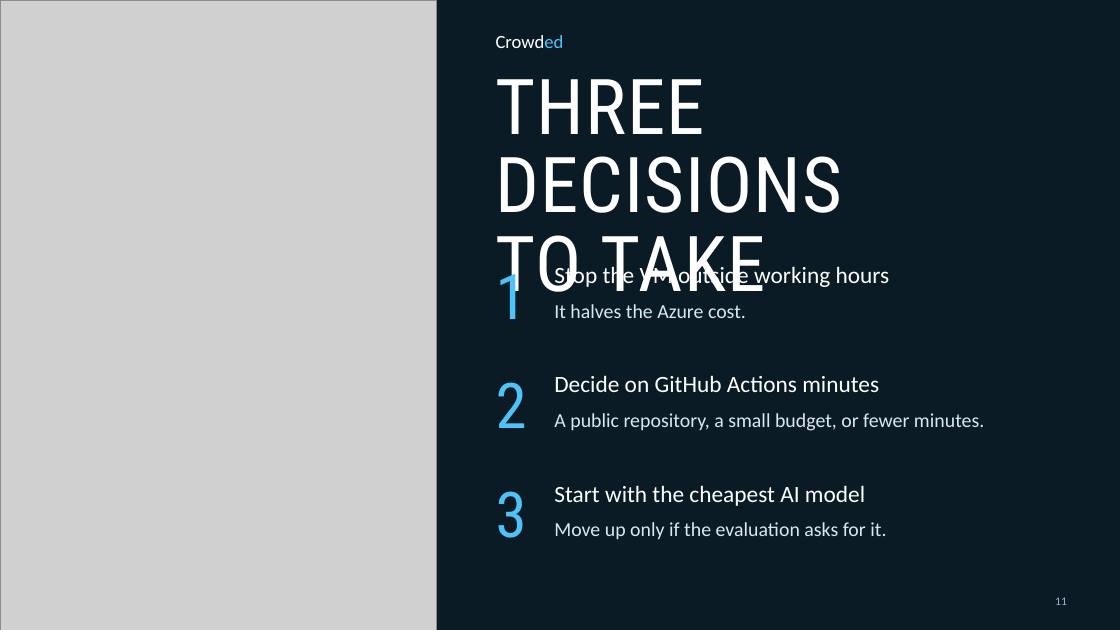
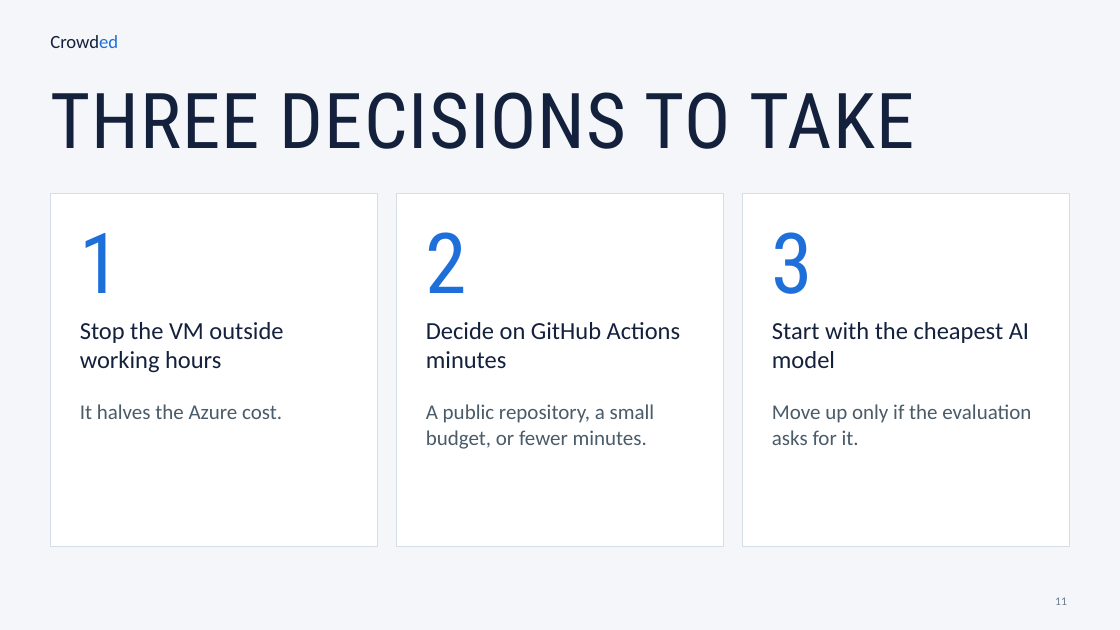
Before and after one commit to andrereis26/crowded-labdsof, a slide deck: slide 11 of docs/presentations/Sprint1/Crowded_LABDSOF_Presentation_Sprint1_PL.pptx. Drawn at 1120x630 pixels with LibreOffice and Linux fonts; fonts in the diff are those of the drawing; grey boxes stand for pictures. Boxes give left, top, right and bottom in pixels: in the first picture for what was removed or moved away, otherwise in the second. Text is boxed around its words. In the diff, an @@ line names an element or a change of style, - is before the commit and + after.

```diff
--- a/docs/presentations/Sprint1/Crowded_LABDSOF_Presentation_Sprint1_PL.pptx
+++ b/docs/presentations/Sprint1/Crowded_LABDSOF_Presentation_Sprint1_PL.pptx
@@ background #0B1B25 to #F4F6F9 @@
@@ picture removed at bbox=[0, 0, 437, 630] @@
@@ text "Crowded": place and size @@
-text "Crowded" at bbox=[496, 35, 564, 48]
+text "Crowded" at bbox=[50, 35, 118, 48]
@@ text "Crowded" at bbox=[50, 35, 118, 48]: text colour #FFFFFF to #14213D, text colour #4FC3F7 to #1E6FD9 in "Crowded" @@
@@ text at bbox=[50, 92, 915, 149]: text changed; text colour #FFFFFF to #14213D @@
-THREE DECISIONS
-TO TAKE
+THREE DECISIONS TO TAKE
@@ rectangle added at bbox=[50, 193, 377, 546], fill #FFFFFF, outline #D5DEE8 0.75 pt @@
@@ rectangle added at bbox=[397, 193, 723, 546], fill #FFFFFF, outline #D5DEE8 0.75 pt @@
@@ rectangle added at bbox=[743, 193, 1070, 546], fill #FFFFFF, outline #D5DEE8 0.75 pt @@
@@ text "1": place and size @@
-text "1" at bbox=[496, 261, 527, 319]
+text "1" at bbox=[80, 233, 121, 293]
@@ text "2": place and size @@
-text "2" at bbox=[496, 382, 527, 428]
+text "2" at bbox=[426, 232, 467, 293]
@@ size 54 to 72 pt, text colour #4FC3F7 to #1E6FD9 in 3 elements at bbox=[80, 233, 121, 293], bbox=[426, 232, 467, 293], bbox=[772, 232, 813, 294] @@
@@ text "3": place and size @@
-text "3" at bbox=[496, 491, 527, 538]
+text "3" at bbox=[772, 232, 813, 294]
@@ text "Stop the VM outside working ...": place and size @@
-text "Stop the VM outside working ..." at bbox=[554, 264, 890, 290]
+text "Stop the VM outside working ..." at bbox=[80, 322, 283, 373]
@@ text "Decide on GitHub Actions minutes": place and size @@
-text "Decide on GitHub Actions minutes" at bbox=[554, 375, 879, 392]
+text "Decide on GitHub Actions minutes" at bbox=[426, 322, 680, 368]
@@ size 20 to 21 pt, text colour #FFFFFF to #14213D in 3 elements at bbox=[80, 322, 283, 373], bbox=[426, 322, 680, 368], bbox=[772, 322, 1029, 368] @@
@@ text "Start with the cheapest AI ...": place and size @@
-text "Start with the cheapest AI ..." at bbox=[554, 485, 865, 506]
+text "Start with the cheapest AI ..." at bbox=[772, 322, 1029, 368]
@@ text "It halves the Azure cost.": place and size @@
-text "It halves the Azure cost." at bbox=[554, 304, 746, 318]
+text "It halves the Azure cost." at bbox=[80, 404, 282, 419]
@@ text "A public repository, a small ...": place and size @@
-text "A public repository, a small ..." at bbox=[554, 413, 984, 431]
+text "A public repository, a small ..." at bbox=[426, 404, 655, 449]
@@ size 17 to 18 pt, text colour #DCE6EE to #4A5B69 in 3 elements at bbox=[80, 404, 282, 419], bbox=[426, 404, 655, 449], bbox=[772, 404, 1031, 445] @@
@@ text "Move up only if the ...": place and size @@
-text "Move up only if the ..." at bbox=[554, 522, 886, 539]
+text "Move up only if the ..." at bbox=[772, 404, 1031, 445]
@@ page number at bbox=[1055, 597, 1067, 605]: text colour #9FB3C8 to #6B7F90 @@
```
Also in this commit, not shown: 28 other slides changed, 1 slide added, 1 slide removed, 3 other files.
